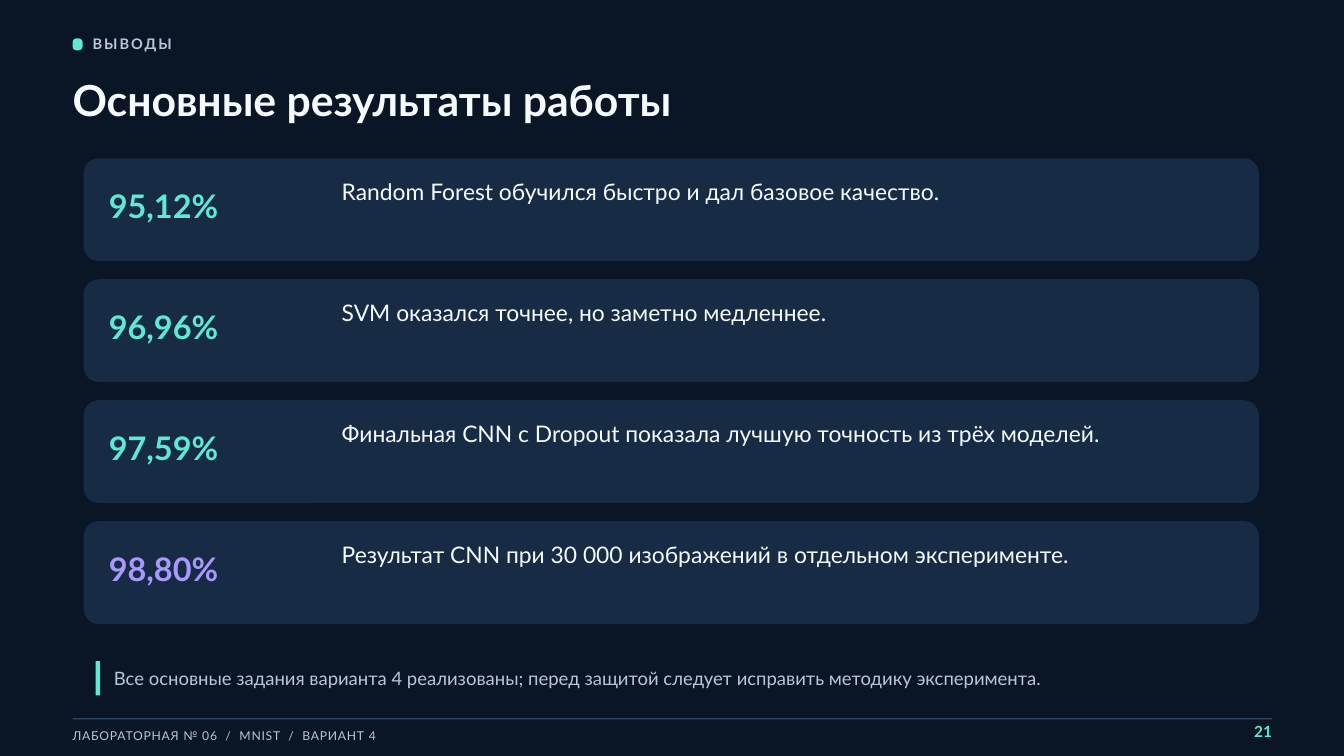
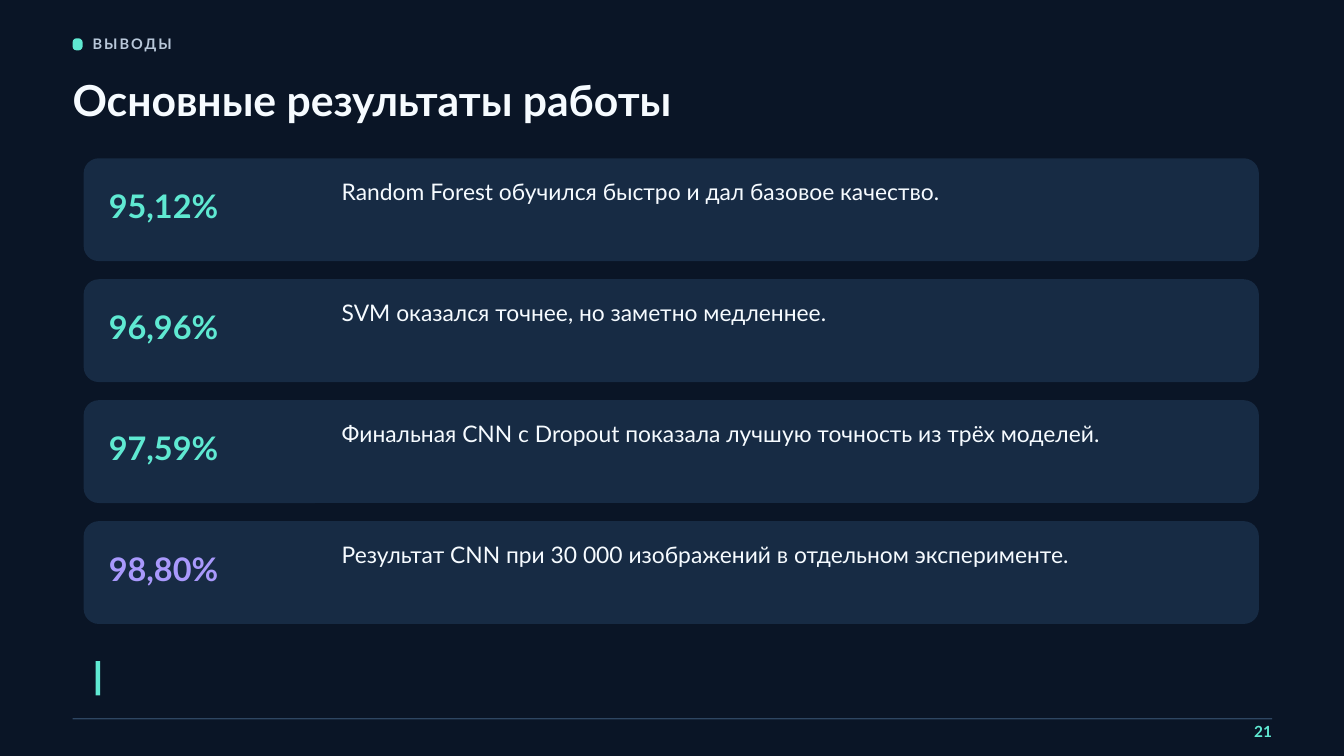
Before and after one commit to Travkova/CV_labs, a slide deck: slide 21 of Классификация изображений/Лебедкин Травкова 6ЛР.pptx. Drawn at 1344x756 pixels with LibreOffice and Linux fonts; fonts in the diff are those of the drawing. Boxes give left, top, right and bottom in pixels: in the first picture for what was removed or moved away, otherwise in the second. Text is boxed around its words. In the diff, an @@ line names an element or a change of style, - is before the commit and + after.

```diff
--- a/Классификация изображений/Лебедкин Травкова 6ЛР.pptx
+++ b/Классификация изображений/Лебедкин Травкова 6ЛР.pptx
@@ text removed at box(114, 671, 1041, 688) @@
-Все основные задания варианта 4 реализованы; перед защитой следует исправить методику эксперимента.
@@ text removed at box(73, 731, 376, 740) @@
-ЛАБОРАТОРНАЯ № 06 / MNIST / ВАРИАНТ 4
```
Also in this commit, not shown: 18 other slides changed.
